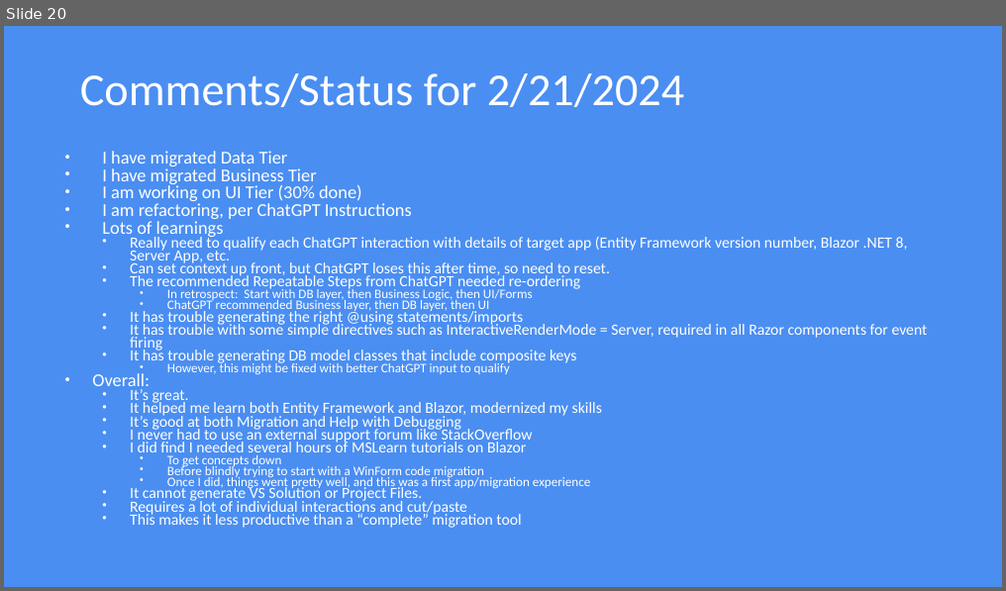
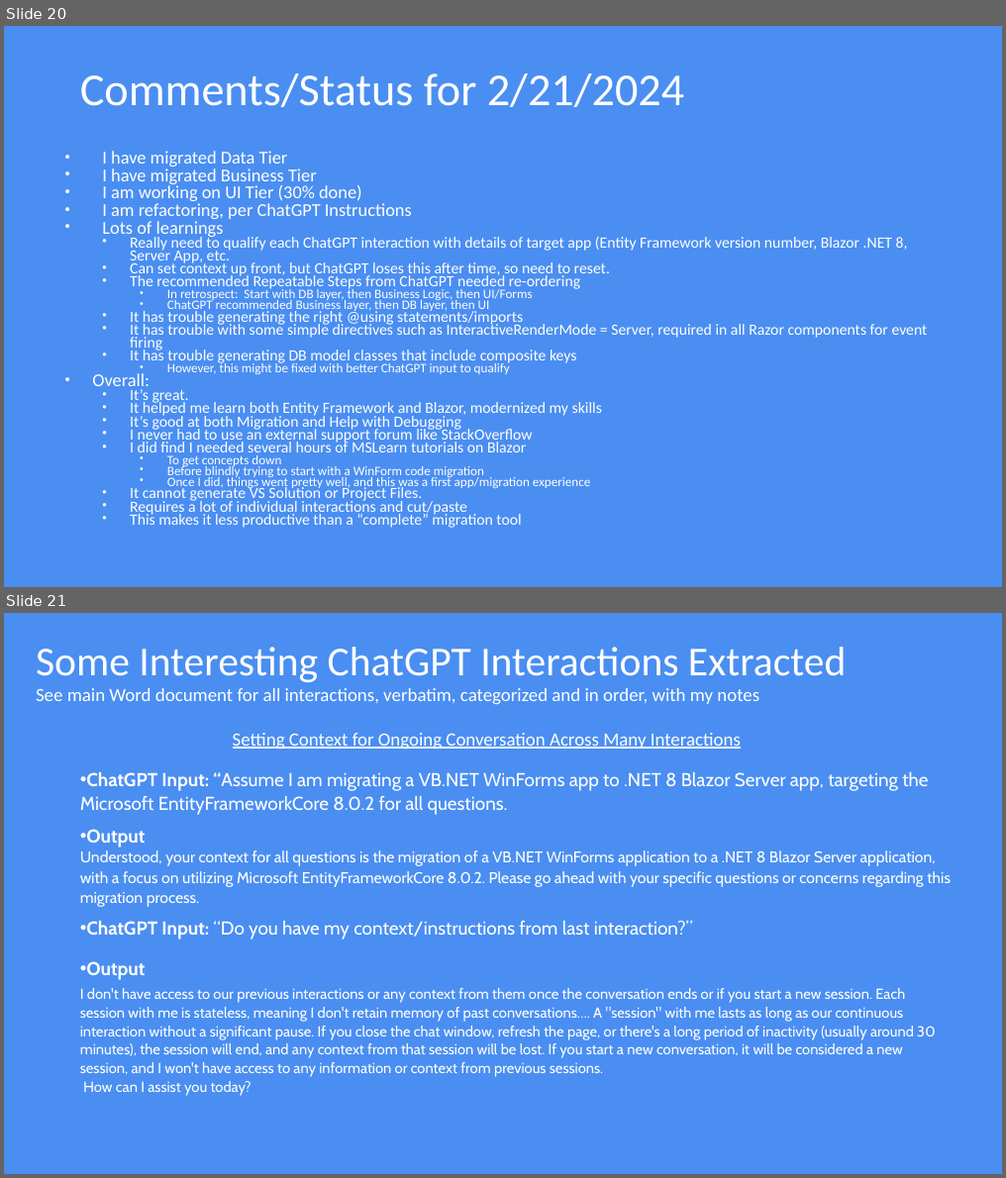
Before and after one commit to ddskier/TradeBlazorApp, a slide deck: wwwroot/GAPMoblize_Project_Final_3_1_2024.pptx. Shown one above the other, each under a label of ours: slide 20 before the commit, slides 20 and 21 after it. The pictures are 1006x591 and 1006x1178 pixels, drawn with LibreOffice and Linux fonts; fonts in the diff are those of the drawing. Boxes give left, top, right and bottom in pixels: in the first picture for what was removed or moved away, otherwise in the second. Text is boxed around its words. In the diff, an @@ line names an element or a change of style, - is before the commit and + after.

```diff
--- a/wwwroot/GAPMoblize_Project_Final_3_1_2024.pptx
+++ b/wwwroot/GAPMoblize_Project_Final_3_1_2024.pptx
@@ slide 21 added at [4,613,1002,1174], background #4A8EF2 @@
@@ title added at [36,647,846,704], 18 pt, text #FFFFFF @@
+Some Interesting ChatGPT Interactions Extracted
+See main Word document for all interactions, verbatim, categorized and in order, with my notes
@@ text added at [233,733,741,749], 18 pt, text #FFFFFF, underline @@
+Setting Context for Ongoing Conversation Across Many Interactions
@@ text added at [80,772,950,1096], 14 pt, text #FFFFFF @@
+• ChatGPT Input: “Assume I am migrating a VB.NET WinForms app to .NET 8 Blazor Server app, targeting the Microsoft EntityFrameworkCore 8.0.2 for all questions.
+• Output
+  Understood, your context for all questions is the migration of a VB.NET WinForms application to a .NET 8 Blazor Server application, with a focus on utilizing Microsoft EntityFrameworkCore 8.0.2. Please go ahead with your specific questions or concerns regarding this migration process.
+• ChatGPT Input: “Do you have my context/instructions from last interaction?”
+• Output
+I don't have access to our previous interactions or any context from them once the conversation ends or if you start a new session. Each session with me is stateless, meaning I don't retain memory of past conversations…. A "session" with me lasts as long as our continuous interaction without a significant pause. If you close the chat window, refresh the page, or there's a long period of inactivity (usually around 30 minutes), the session will end, and any context from that session will be lost. If you start a new conversation, it will be considered a new session, and I won't have access to any information or context from previous sessions.
+How can I assist you today?
```
Also in this commit, not shown: 4 other slides added, 1 other file.
